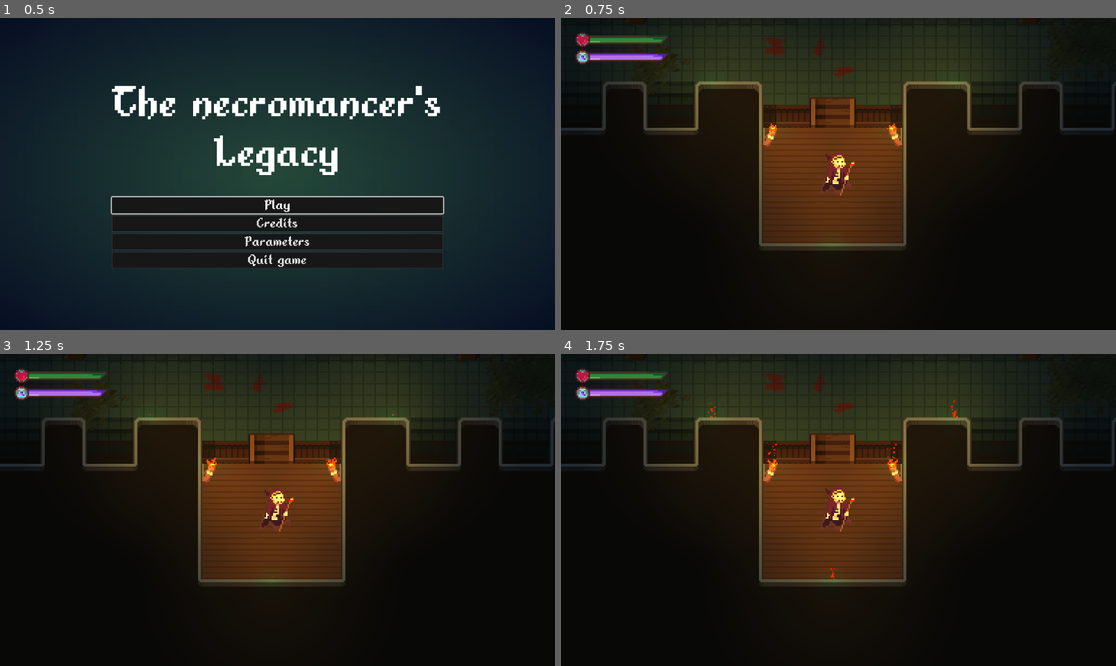
Above: before the commit, frames 1-4 (two rows, left to right).
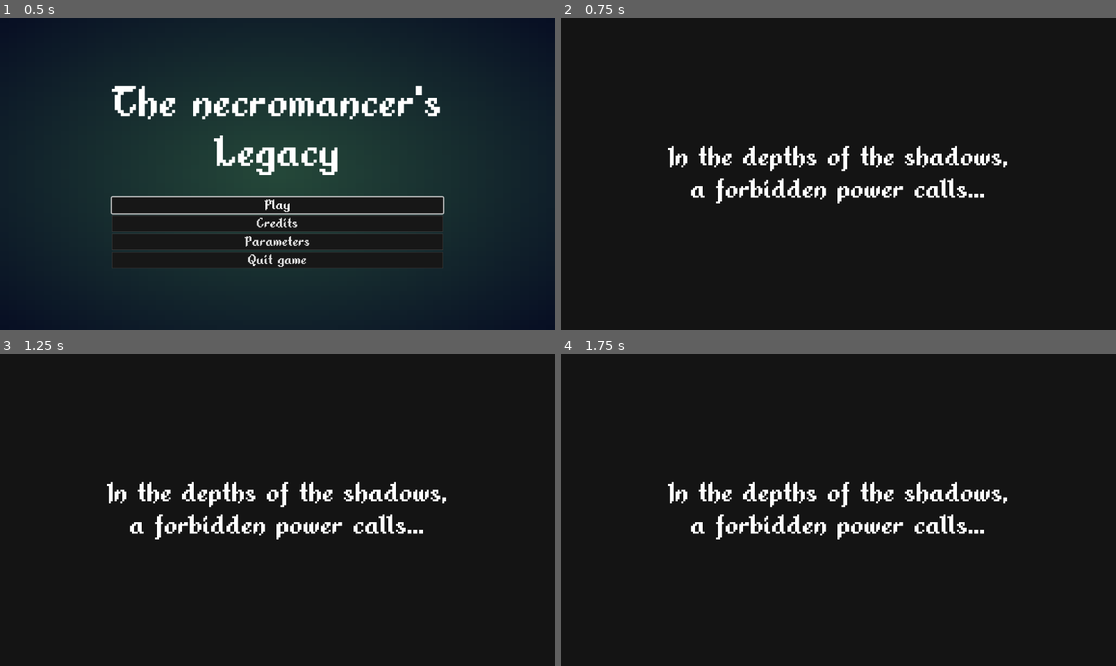
Above: after the commit, the same moments.

Repository: PercyGame/Necromancer-s-Quest-For-Power
Game: Godot game, scene res://HUD/MainMenu.tscn
The game is run twice, just before and just after one commit, with the same random seed, the same clock (stepped at 60 frames per second) and the same inputs. The engine's default icon, where the game draws it, is replaced by a stand-in: a white triangle on a blue panel in a dark square.
Inputs:
- Up to frame 1 (0.5 s): no input
- Up to frame 2 (0.75 s): click "Play" at 0.5 s
- Up to frame 3 (1.25 s): no input
- Up to frame 4 (1.75 s): no input

Frame 1 is identical in both runs. In frame 2, 25% of the frame differs, in the area x 0-100%, y 3-75%; in frame 3, 25%; in frame 4, 25%.

Commit message:
some stuff

Diff:
--- a/HUD/MainMenu.gd
+++ b/HUD/MainMenu.gd
@@ -6,7 +6,7 @@
 @onready var parameters_button = $MarginContainer/VBoxContainer/parameters
 @onready var quit_button = $MarginContainer/VBoxContainer/quit
 
-var main_scene = load("res://map/main_hall.tscn")
+var main_scene = load("res://map/transission_texted/intro1.tscn")
 
 func _ready():
 	play_button.grab_focus() #init the controleur menu control on play button
--- /dev/null
+++ b/Quest_item/Arcan_stone/Obsidian of Shadows.gd
@@ -0,0 +1,6 @@
+extends StaticBody2D
+
+func _on_area_2d_body_entered(body):
+	if body is Player:
+		globals.Obsidian_of_Shadows = true
+		queue_free()
--- a/Quest_item/Arcan_stone/Obsidian of Shadows.tscn
+++ b/Quest_item/Arcan_stone/Obsidian of Shadows.tscn
@@ -1,14 +1,26 @@
-[gd_scene load_steps=3 format=3 uid="uid://c2hhmf6rhc4qu"]
+[gd_scene load_steps=5 format=3 uid="uid://c2hhmf6rhc4qu"]
 
+[ext_resource type="Script" path="res://Quest_item/Arcan_stone/Obsidian of Shadows.gd" id="1_8qydc"]
 [ext_resource type="Texture2D" uid="uid://cmgq3br1ac5xy" path="res://assets/arcan stone/Obsidian of Shadows.png" id="1_qisop"]
 
 [sub_resource type="CircleShape2D" id="CircleShape2D_i1d01"]
 radius = 7.07107
 
+[sub_resource type="CircleShape2D" id="CircleShape2D_3pply"]
+radius = 14.0
+
 [node name="ObsidianOfShadows" type="StaticBody2D"]
+script = ExtResource("1_8qydc")
 
 [node name="CollisionShape2D" type="CollisionShape2D" parent="."]
 shape = SubResource("CircleShape2D_i1d01")
 
 [node name="Sprite2D" type="Sprite2D" parent="CollisionShape2D"]
 texture = ExtResource("1_qisop")
+
+[node name="Area2D" type="Area2D" parent="."]
+
+[node name="CollisionShape2D" type="CollisionShape2D" parent="Area2D"]
+shape = SubResource("CircleShape2D_3pply")
+
+[connection signal="body_entered" from="Area2D" to="." method="_on_area_2d_body_entered"]
--- a/ability/decay.gd
+++ b/ability/decay.gd
@@ -3,10 +3,15 @@
 
 var DIRECTION = Vector2.ZERO
 @export var SPEED:int = 100
+@onready var sprite = $Sprite2D
 var mana_cost = 25
 
 func _create(direction:Vector2):
 	DIRECTION = direction.normalized()
+	if direction.x > 0:
+		sprite.frame = 0
+	else:
+		sprite.frame = 12
 
 func _physics_process(delta):
 	var movment = DIRECTION * SPEED * delta
--- a/ability/decay.tscn
+++ b/ability/decay.tscn
@@ -1,7 +1,7 @@
 [gd_scene load_steps=4 format=3 uid="uid://ct683kn53177d"]
 
 [ext_resource type="Script" path="res://ability/decay.gd" id="1_fdpwx"]
-[ext_resource type="Texture2D" uid="uid://cxjx2hv25f3oq" path="res://icon.svg" id="1_qdw42"]
+[ext_resource type="Texture2D" uid="uid://bwn8g4h405oxy" path="res://assets/entites/player/player.png" id="2_w02k1"]
 
 [sub_resource type="CapsuleShape2D" id="CapsuleShape2D_83mpp"]
 radius = 7.0
@@ -10,15 +10,16 @@
 script = ExtResource("1_fdpwx")
 
 [node name="CollisionShape2D" type="CollisionShape2D" parent="."]
+visible = false
 shape = SubResource("CapsuleShape2D_83mpp")
-
-[node name="Icon" type="Sprite2D" parent="."]
-modulate = Color(0.176471, 1, 1, 0.686275)
-position = Vector2(-5.96046e-08, 0)
-scale = Vector2(0.109375, 0.226563)
-texture = ExtResource("1_qdw42")
 
 [node name="Dispawn_Timer" type="Timer" parent="."]
 wait_time = 10.0
 
+[node name="Sprite2D" type="Sprite2D" parent="."]
+modulate = Color(0, 0.905882, 0.937255, 0.392157)
+texture = ExtResource("2_w02k1")
+hframes = 3
+vframes = 8
+
 [connection signal="timeout" from="Dispawn_Timer" to="." method="_on_dispawn_timer_timeout"]
--- a/entites/mobs/skeleton.tscn
+++ b/entites/mobs/skeleton.tscn
@@ -1,7 +1,8 @@
-[gd_scene load_steps=8 format=3 uid="uid://olwkfqg1m22u"]
+[gd_scene load_steps=13 format=3 uid="uid://olwkfqg1m22u"]
 
 [ext_resource type="Script" path="res://entites/mobs/skeleton.gd" id="1_u6mqp"]
-[ext_resource type="Texture2D" uid="uid://cxjx2hv25f3oq" path="res://icon.svg" id="2_j0a2k"]
+[ext_resource type="Texture2D" uid="uid://c2pjr0da2iib6" path="res://assets/entites/enemies/skeleton/Skeleton Idle.png" id="2_1rkq1"]
+[ext_resource type="Texture2D" uid="uid://u5ltxrvljicm" path="res://assets/entites/enemies/skeleton/Skeleton Walk.png" id="3_ok1bq"]
 
 [sub_resource type="RectangleShape2D" id="RectangleShape2D_jgyik"]
 size = Vector2(10, 5)
@@ -18,7 +19,98 @@
 [sub_resource type="CircleShape2D" id="CircleShape2D_eetk2"]
 radius = 28.0
 
-[node name="CharacterBody2D" type="CharacterBody2D"]
+[sub_resource type="Animation" id="Animation_epn3h"]
+length = 0.001
+tracks/0/type = "value"
+tracks/0/imported = false
+tracks/0/enabled = true
+tracks/0/path = NodePath("Icon:texture")
+tracks/0/interp = 1
+tracks/0/loop_wrap = true
+tracks/0/keys = {
+"times": PackedFloat32Array(0),
+"transitions": PackedFloat32Array(1),
+"update": 1,
+"values": [ExtResource("2_1rkq1")]
+}
+tracks/1/type = "value"
+tracks/1/imported = false
+tracks/1/enabled = true
+tracks/1/path = NodePath("Icon:frame")
+tracks/1/interp = 1
+tracks/1/loop_wrap = true
+tracks/1/keys = {
+"times": PackedFloat32Array(0),
+"transitions": PackedFloat32Array(1),
+"update": 1,
+"values": [0]
+}
+
+[sub_resource type="Animation" id="Animation_hugsu"]
+resource_name = "idle"
+length = 1.1
+loop_mode = 1
+tracks/0/type = "value"
+tracks/0/imported = false
+tracks/0/enabled = true
+tracks/0/path = NodePath("Icon:texture")
+tracks/0/interp = 1
+tracks/0/loop_wrap = true
+tracks/0/keys = {
+"times": PackedFloat32Array(0),
+"transitions": PackedFloat32Array(1),
+"update": 1,
+"values": [ExtResource("2_1rkq1")]
+}
+tracks/1/type = "value"
+tracks/1/imported = false
+tracks/1/enabled = true
+tracks/1/path = NodePath("Icon:frame")
+tracks/1/interp = 1
+tracks/1/loop_wrap = true
+tracks/1/keys = {
+"times": PackedFloat32Array(0, 0.1, 0.2, 0.3, 0.4, 0.5, 0.6, 0.7, 0.8, 0.9, 1),
+"transitions": PackedFloat32Array(1, 1, 1, 1, 1, 1, 1, 1, 1, 1, 1),
+"update": 1,
+"values": [0, 1, 2, 3, 4, 5, 6, 7, 8, 9, 9]
+}
+
+[sub_resource type="Animation" id="Animation_aqb3c"]
+resource_name = "walk"
+length = 1.2
+tracks/0/type = "value"
+tracks/0/imported = false
+tracks/0/enabled = true
+tracks/0/path = NodePath("Icon:texture")
+tracks/0/interp = 1
+tracks/0/loop_wrap = true
+tracks/0/keys = {
+"times": PackedFloat32Array(0),
+"transitions": PackedFloat32Array(1),
+"update": 1,
+"values": [ExtResource("3_ok1bq")]
+}
+tracks/1/type = "value"
+tracks/1/imported = false
+tracks/1/enabled = true
+tracks/1/path = NodePath("Icon:frame")
+tracks/1/interp = 1
+tracks/1/loop_wrap = true
+tracks/1/keys = {
+"times": PackedFloat32Array(0, 0.1, 0.2, 0.3, 0.4, 0.5, 0.6, 0.7, 0.8, 0.9, 1, 1.1),
+"transitions": PackedFloat32Array(1, 1, 1, 1, 1, 1, 1, 1, 1, 1, 1, 1),
+"update": 1,
+"values": [0, 1, 2, 3, 4, 5, 6, 7, 8, 9, 10, 11]
+}
+
+[sub_resource type="AnimationLibrary" id="AnimationLibrary_hxdb6"]
+_data = {
+"RESET": SubResource("Animation_epn3h"),
+"idle": SubResource("Animation_hugsu"),
+"walk": SubResource("Animation_aqb3c")
+}
+
+[node name="skeleton" type="CharacterBody2D"]
 script = ExtResource("1_u6mqp")
 
 [node name="collision" type="CollisionShape2D" parent="."]
@@ -27,8 +119,9 @@
 
 [node name="Icon" type="Sprite2D" parent="."]
 modulate = Color(0.305882, 0.270588, 0.12549, 1)
-scale = Vector2(0.101563, 0.234375)
-texture = ExtResource("2_j0a2k")
+position = Vector2(0, -2)
+texture = ExtResource("2_1rkq1")
+hframes = 13
 
 [node name="hit_Area" type="Area2D" parent="."]
 visible = false
@@ -62,6 +155,11 @@
 wait_time = 2.0
 one_shot = true
 
+[node name="AnimationPlayer" type="AnimationPlayer" parent="."]
+libraries = {
+"": SubResource("AnimationLibrary_hxdb6")
+}
+
 [connection signal="area_entered" from="hit_Area" to="." method="_on_hit_area_area_entered"]
 [connection signal="body_entered" from="hit_Area" to="." method="_on_hit_area_body_entered"]
 [connection signal="timeout" from="decayed_timer" to="." method="_on_decayed_timer_timeout"]
--- a/map/main_hall.tscn
+++ b/map/main_hall.tscn
@@ -9,6 +9,7 @@
 [ext_resource type="Texture2D" uid="uid://bj1q3v3lc1dw5" path="res://assets/environment/Dungeon Prison/Assets/boss_fence.png" id="8_mbro0"]
 [ext_resource type="PackedScene" uid="uid://cuakh3ujuytru" path="res://map/elements/teleporteur.tscn" id="8_q1jgd"]
 [ext_resource type="PackedScene" uid="uid://ciufk5xskschc" path="res://map/transission_texted/The Awakening Transition.tscn" id="9_0qwig"]
+[ext_resource type="Theme" uid="uid://b28w6ny6cu743" path="res://HUD/theme.tres" id="10_vljpn"]
 
 [node name="Main_hall" type="Node2D"]
 
@@ -76,3 +77,23 @@
 position = Vector2(175, -74)
 target_scene = ExtResource("9_0qwig")
 can_teleport = true
+
+[node name="Label" type="Label" parent="."]
+z_index = 15
+offset_left = -39.0
+offset_top = 137.0
+offset_right = 39.0
+offset_bottom = 172.0
+theme = ExtResource("10_vljpn")
+text = "Use L1 to
+cast a decay"
+
+[node name="Label2" type="Label" parent="."]
+z_index = 15
+offset_left = 140.0
+offset_top = -141.0
+offset_right = 218.0
+offset_bottom = -106.0
+theme = ExtResource("10_vljpn")
+text = "Please do not
+break any jar"
--- /dev/null
+++ b/map/transission_texted/intro1.gd
@@ -0,0 +1,28 @@
+extends Node2D
+
+var label_counter = 1
+@onready var label1 = $CanvasLayer/Label
+@onready var label2 = $CanvasLayer/Label2
+@onready var label3 = $CanvasLayer/Label3
+
+
+func _process(delta):
+	print(label_counter)
+	if label_counter == 1:
+		label1.show()
+		label2.hide()
+		label3.hide()
+	elif label_counter == 2:
+		label1.hide()
+		label2.show()
+		label3.hide()
+	elif label_counter == 3:
+		label1.hide()
+		label2.hide()
+		label3.show()
+	else:
+		get_tree().change_scene_to_file("res://map/main_hall.tscn")
+
+func _on_transition_timer_timeout():
+	label_counter += 1
+	print("timeout")
--- /dev/null
+++ b/map/transission_texted/intro1.tscn
@@ -0,0 +1,77 @@
+[gd_scene load_steps=6 format=3 uid="uid://dnhoq4wsxee6u"]
+
+[ext_resource type="Script" path="res://map/transission_texted/intro1.gd" id="1_kptis"]
+[ext_resource type="Theme" uid="uid://b28w6ny6cu743" path="res://HUD/theme.tres" id="2_uqk7c"]
+[ext_resource type="AudioStream" uid="uid://bgoyw4bigw7" path="res://assets/sounds/music/Action 4 (Loop).wav" id="3_lo5p0"]
+
+[sub_resource type="Gradient" id="Gradient_2q7ei"]
+offsets = PackedFloat32Array(0, 0.996063)
+colors = PackedColorArray(0.0823529, 0.0823529, 0.0823529, 1, 0.0823529, 0.0823529, 0.0823529, 1)
+
+[sub_resource type="GradientTexture2D" id="GradientTexture2D_q2ufv"]
+gradient = SubResource("Gradient_2q7ei")
+
+[node name="Intro1" type="Node2D"]
+script = ExtResource("1_kptis")
+
+[node name="CanvasLayer" type="CanvasLayer" parent="."]
+
+[node name="TextureRect" type="TextureRect" parent="CanvasLayer"]
+anchors_preset = 15
+anchor_right = 1.0
+anchor_bottom = 1.0
+grow_horizontal = 2
+grow_vertical = 2
+texture = SubResource("GradientTexture2D_q2ufv")
+
+[node name="Label" type="Label" parent="CanvasLayer"]
+anchors_preset = 15
+anchor_right = 1.0
+anchor_bottom = 1.0
+grow_horizontal = 2
+grow_vertical = 2
+theme = ExtResource("2_uqk7c")
+theme_override_font_sizes/font_size = 64
+text = "In the depths of the shadows,
+a forbidden power calls..."
+horizontal_alignment = 1
+vertical_alignment = 1
+
+[node name="Label2" type="Label" parent="CanvasLayer"]
+visible = false
+anchors_preset = 15
+anchor_right = 1.0
+anchor_bottom = 1.0
+grow_horizontal = 2
+grow_vertical = 2
+theme = ExtResource("2_uqk7c")
+theme_override_font_sizes/font_size = 64
+text = "A necromancer driven
+by their unyielding hunger..."
+horizontal_alignment = 1
+vertical_alignment = 1
+
+[node name="Label3" type="Label" parent="CanvasLayer"]
+visible = false
+anchors_preset = 15
+anchor_right = 1.0
+anchor_bottom = 1.0
+grow_horizontal = 2
+grow_vertical = 2
+theme = ExtResource("2_uqk7c")
+theme_override_font_sizes/font_size = 64
+text = "To master the true power of decay,
+one must walk the path of death..."
+horizontal_alignment = 1
+vertical_alignment = 1
+
+[node name="transition_timer" type="Timer" parent="."]
+wait_time = 5.0
+autostart = true
+
+[node name="AudioStreamPlayer2D" type="AudioStreamPlayer2D" parent="."]
+stream = ExtResource("3_lo5p0")
+autoplay = true
+bus = &"Music"
+
+[connection signal="timeout" from="transition_timer" to="." method="_on_transition_timer_timeout"]
--- a/project.godot
+++ b/project.godot
@@ -24,6 +24,7 @@
 
 [display]
 
+window/size/mode=4
 window/size/resizable=false
 mouse_cursor/custom_image="res://assets/ui/mouse.png"
 
Binary file removed: assets/entites/enemies/Knight/Death/Death-Sheet.png
Not shown, removed: assets/entites/enemies/Knight/Death/Death-Sheet.png.import
Binary file removed: assets/entites/enemies/Knight/Death/Death.aseprite
Binary file removed: assets/entites/enemies/Knight/Idle/Idle-Sheet.png
Not shown, removed: assets/entites/enemies/Knight/Idle/Idle-Sheet.png.import
Binary file removed: assets/entites/enemies/Knight/Idle/Idle.aseprite
Binary file removed: assets/entites/enemies/Knight/Run/Run-Sheet.png
Not shown, removed: assets/entites/enemies/Knight/Run/Run-Sheet.png.import
Binary file removed: assets/entites/enemies/Knight/Run/Run.aseprite
Binary file removed: assets/entites/enemies/Orc Crew/Orc - Rogue/Death/Death-Sheet.png
Not shown, removed: assets/entites/enemies/Orc Crew/Orc - Rogue/Death/Death-Sheet.png.import
Binary file removed: assets/entites/enemies/Orc Crew/Orc - Rogue/Death/Death.aseprite
(and 85 more such lines)
